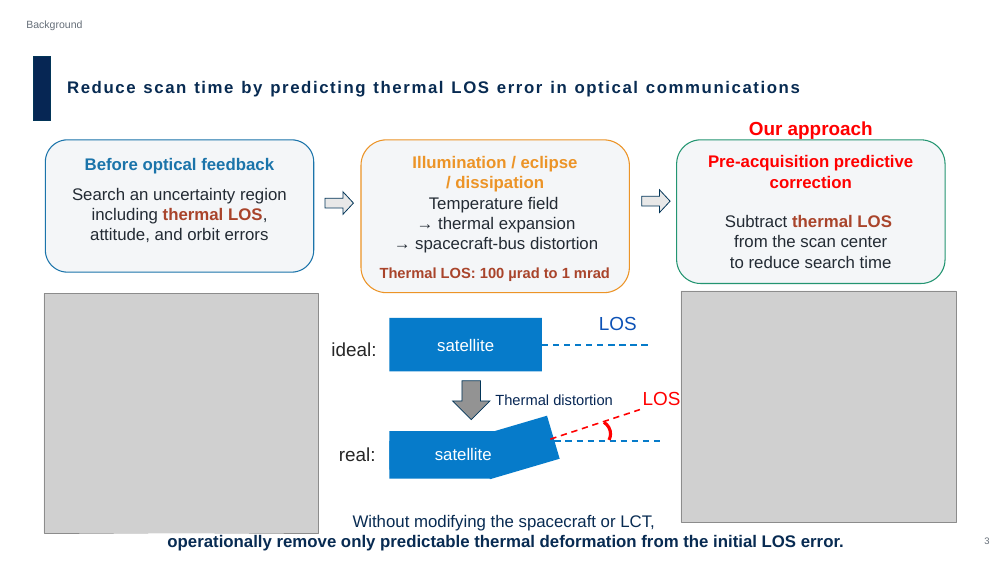
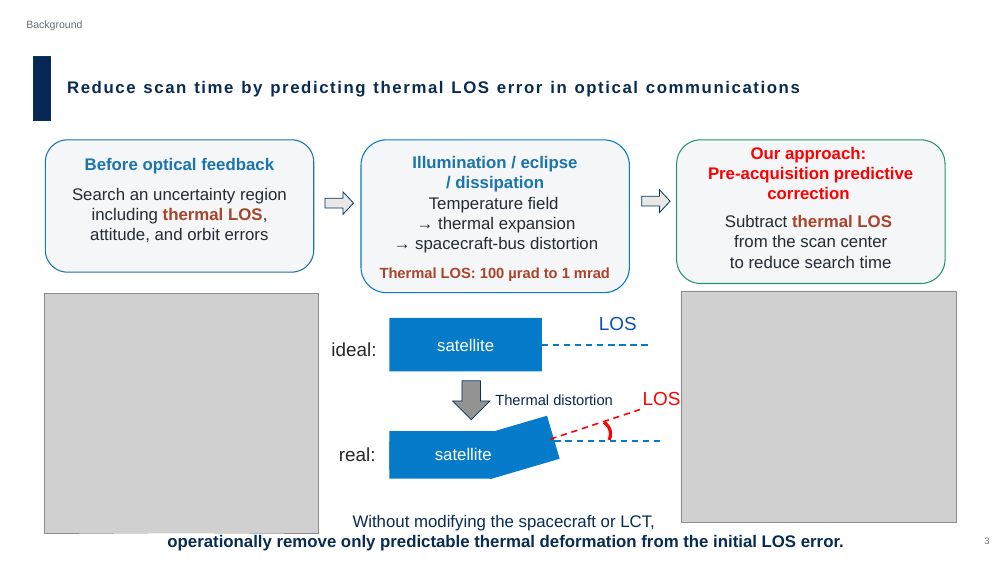
Before and after one commit to Hideki-1029/thermal-deformation-optcomm, a slide deck: slide 3 of papers/ICSO/slides/en_ICSO2026_slides_takamoto.pptx. Drawn at 1008x567 pixels with LibreOffice and Linux fonts; fonts in the diff are those of the drawing; grey boxes stand for pictures; background and template pictures are left out. Boxes give left, top, right and bottom in pixels: in the first picture for what was removed or moved away, otherwise in the second. Text is boxed around its words. In the diff, an @@ line names an element or a change of style, - is before the commit and + after.

```diff
--- a/papers/ICSO/slides/en_ICSO2026_slides_takamoto.pptx
+++ b/papers/ICSO/slides/en_ICSO2026_slides_takamoto.pptx
@@ rounded rectangle at [361,140,630,293]: outline #EC9427 2 pt to #067BCA 2 pt @@
@@ text "Our approach:": place and size @@
-text "Our approach:" at [708,154,913,188]
+text "Our approach:" at [708,146,913,199]
@@ text removed at [749,121,873,140] @@
-Our approach
@@ text at [751,146,866,163]: paragraph added @@
+Our approach:
@@ text "Illumination / eclipse" at [412,156,578,192]: text colour #EC9427 to #1B74AA @@
```
Also in this commit, not shown: 10 other slides changed, 4 slides added, 2 slides removed, 6 other files.
